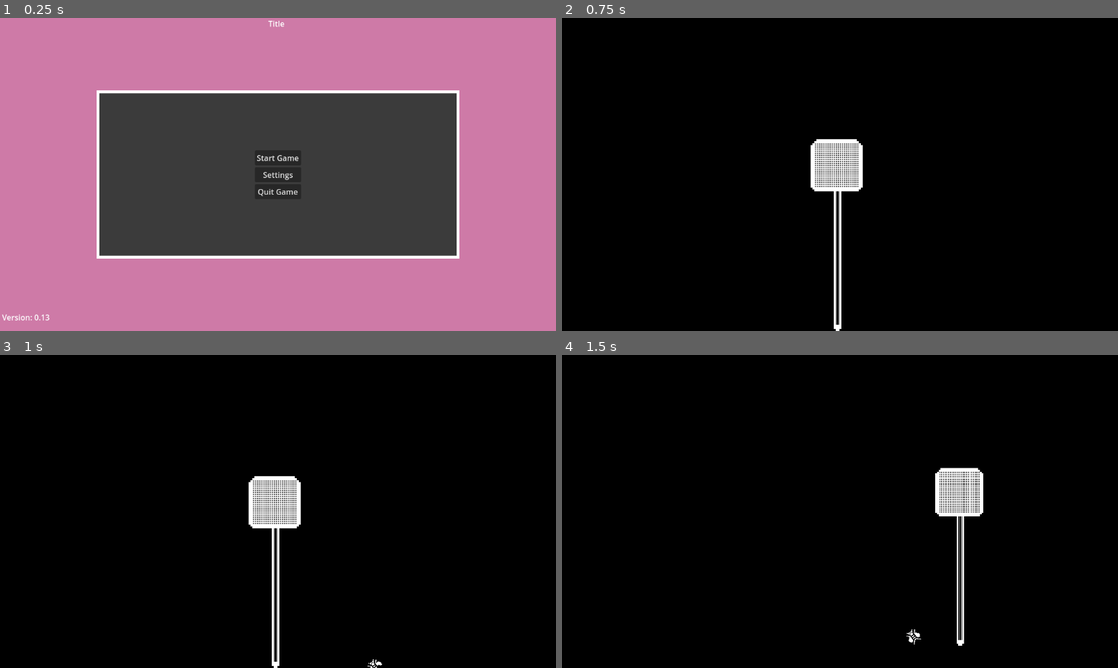
Above: before the commit, frames 1-4 (two rows, left to right).
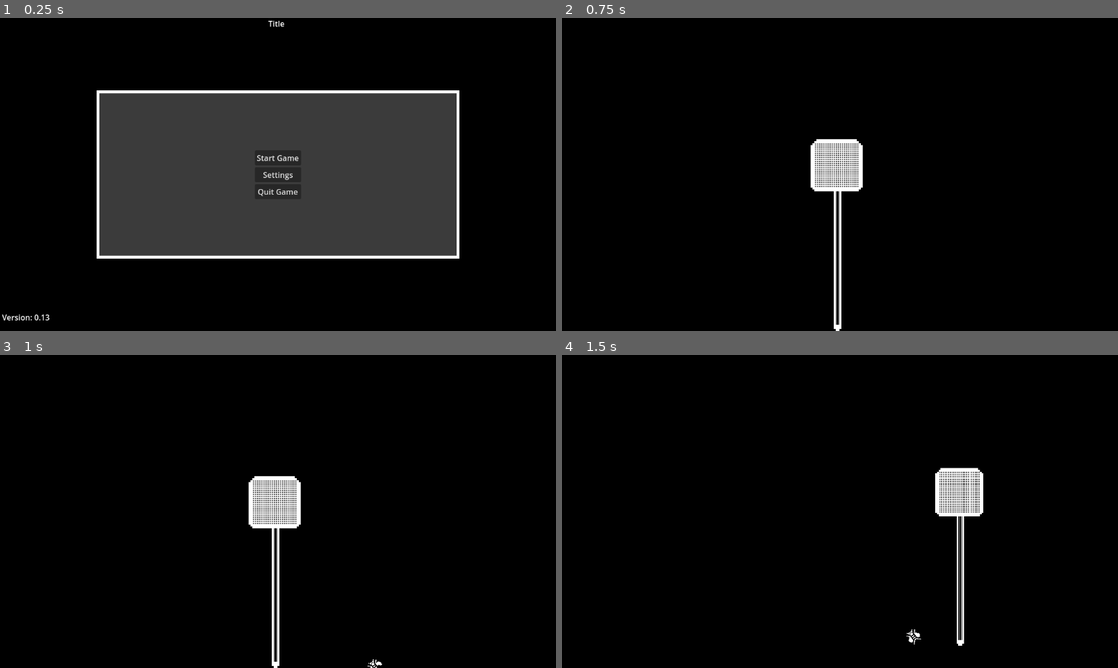
Above: after the commit, the same moments.

Repository: markusweiss/godot-template
Game: Godot game, scene res://start.tscn
Same seed, same stepped clock (60 frames per second), same inputs: the game is played once before the commit and once after it. The project has no main scene, so this scene is started directly. Sound files missing from this copy of the repository are replaced by a short silence.
Inputs (mouse positions are in pixels of both pictures, inside the frame that each line leads up to):
- Up to frame 1 (0.25 s): no input
- Up to frame 2 (0.75 s): click "Start Game" at 0.5 s
- Up to frame 3 (1 s): no input
- Up to frame 4 (1.5 s): move the mouse to (962, 495) at 1.27 s; hold Right (move_right) from 1.28 s (still down); click (962, 495) at 1.42 s

The runs differ from the first frame. In frame 1, 65% of the frame differs, in the area x 0-100%, y 0-100%; in frame 2, nothing differs; in frame 3, nothing differs; in frame 4, nothing differs.

Commit message:
testing particle effect

Diff:
--- a/start.tscn
+++ b/start.tscn
@@ -1,9 +1,23 @@
-[gd_scene load_steps=3 format=3 uid="uid://ct6plw4c6tax4"]
+[gd_scene load_steps=6 format=3 uid="uid://ct6plw4c6tax4"]
 
 [ext_resource type="Script" uid="uid://ofukold4l3nq" path="res://start.gd" id="1_d523m"]
 
 [sub_resource type="StyleBoxFlat" id="StyleBoxFlat_ots34"]
-bg_color = Color(0.807402, 0.477342, 0.655816, 1)
+bg_color = Color(0, 0, 0, 1)
+
+[sub_resource type="Gradient" id="Gradient_ots34"]
+
+[sub_resource type="GradientTexture1D" id="GradientTexture1D_qn1rc"]
+gradient = SubResource("Gradient_ots34")
+
+[sub_resource type="ParticleProcessMaterial" id="ParticleProcessMaterial_ots34"]
+direction = Vector3(0, 0, 0)
+spread = 180.0
+initial_velocity_max = 300.0
+gravity = Vector3(0, 98, 0)
+scale_min = 2.0
+scale_max = 9.0
+color_ramp = SubResource("GradientTexture1D_qn1rc")
 
 [node name="Start" type="CanvasLayer"]
 script = ExtResource("1_d523m")
@@ -16,3 +30,21 @@
 grow_horizontal = 2
 grow_vertical = 2
 theme_override_styles/panel = SubResource("StyleBoxFlat_ots34")
+
+[node name="HBoxContainer" type="HBoxContainer" parent="Panel"]
+layout_mode = 1
+anchors_preset = 8
+anchor_left = 0.5
+anchor_top = 0.5
+anchor_right = 0.5
+anchor_bottom = 0.5
+grow_horizontal = 2
+grow_vertical = 2
+
+[node name="GPUParticles2D" type="GPUParticles2D" parent="Panel/HBoxContainer"]
+scale = Vector2(6, 6)
+amount = 90
+preprocess = 2.0
+trail_enabled = true
+trail_sections = 5
+process_material = SubResource("ParticleProcessMaterial_ots34")
